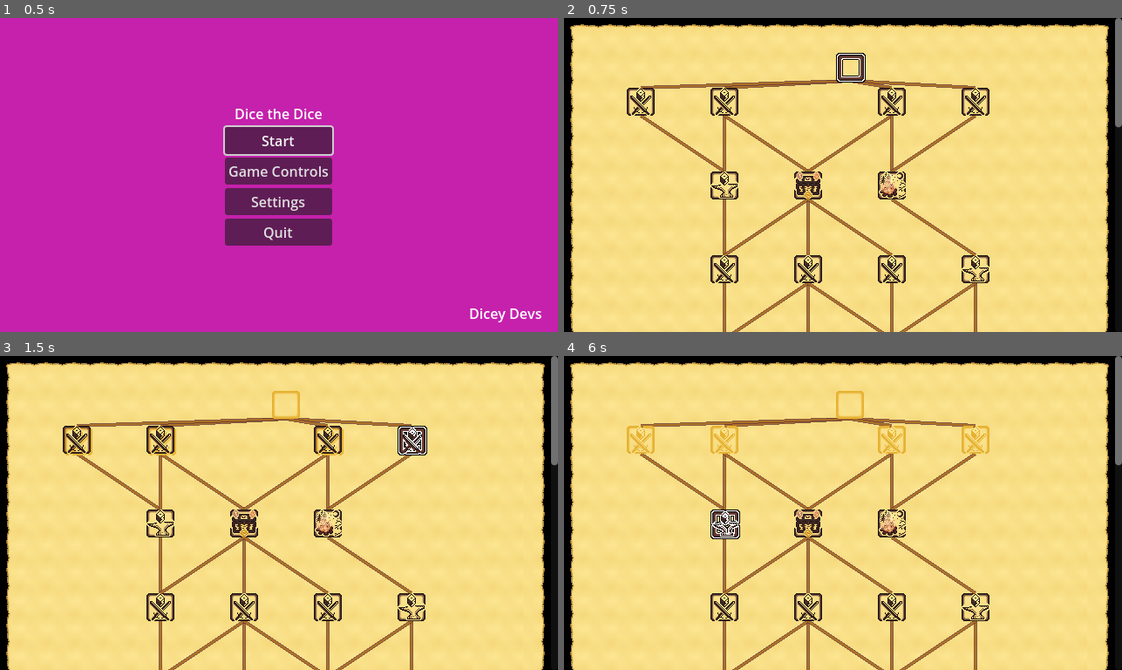
Above: before the commit, frames 1-4 (two rows, left to right).
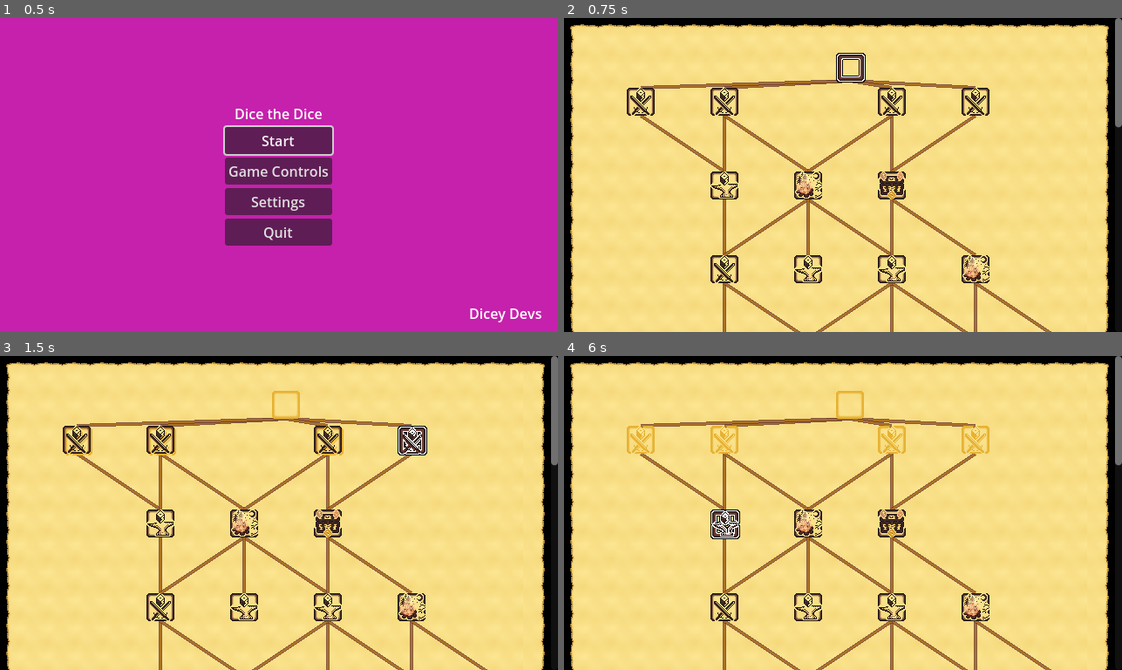
Above: after the commit, the same moments.

Repository: SadBonana/INTD450-Dice_Game
Game: Godot game, scene res://Menus/start_menu.tscn
The game is run twice, just before and just after one commit, with the same random seed, the same clock (stepped at 60 frames per second) and the same inputs. The engine's default icon, where the game draws it, is replaced by a stand-in: a white triangle on a blue panel in a dark square.
Inputs (mouse positions are in pixels of both pictures, inside the frame that each line leads up to):
- Up to frame 1 (0.5 s): no input
- Up to frame 2 (0.75 s): click "Start" at 0.5 s
- Up to frame 3 (1.5 s): click (284, 406) at 1.25 s
- Up to frame 4 (6 s): click (642, 440) at 2 s; click (725, 525) at 2.75 s; click "TO BATTLE!" at 3.5 s; click "RUN" at 4.25 s; click (725, 525) at 5 s; click "TO BATTLE!" at 5.75 s

Frame 1 is identical in both runs. In frame 2, 2.5% of the frame differs, in the area x 28-88%, y 31-100%; in frame 3, 2.5%; in frame 4, 2.5%.

Commit message:
Revert "Added possible fix to issue #79 relating to dead ends in the map generation"
This reverts commit 6faacfa11e536dc0259900125cbaab431c320fc6.

Diff:
--- a/map/MapNode.gd
+++ b/map/MapNode.gd
@@ -125,8 +125,7 @@
 			pass
 
 		NT.CAMPFIRE:
-			#scene = preload("res://campfire/campfire.tscn")
-			pass
+			scene = preload("res://campfire/campfire.tscn")
 
 		NT.WORKSHOP:
 			#scene = preload("TODO:insert workshop path here.tscn")
--- a/map/MapTree.gd
+++ b/map/MapTree.gd
@@ -388,33 +388,29 @@
 
 	#for each path
 	for path in paths:
-		var done = false
-		while not done:
-
-			#randomly select WHICH child we are pathing to
-			var child_index = randi_range(0,children.size()-1)
-
-			#when we select the child we path to, we remove that child
-			#this way if we randomly generate 2 paths, we don't select the same child for each
-			var child = children.pop_at(child_index)
-
-			#if there was no child
-			if not child:
-				return #stop generating
-
-			#otherwise, find the index of the child in the various arrays
-			var index = pos_to_index((child.x - margin) / tile_size,(child.y - margin) / tile_size)
-
-			#add a connection between parent and child
-			if not check_connections(prev,child):
-				done = true
-				add_connection(prev,child)
-
-				#activate the child
-				positions[index] = 1
-
-				#recursive call to generate more children
-				generate(child, depth + 1)
+		#randomly select WHICH child we are pathing to
+		var child_index = randi_range(0,children.size()-1)
+
+		#when we select the child we path to, we remove that child
+		#this way if we randomly generate 2 paths, we don't select the same child for each
+		var child = children.pop_at(child_index)
+
+		#if there was no child
+		if not child:
+			return #stop generating
+
+		#otherwise, find the index of the child in the various arrays
+		var index = pos_to_index((child.x - margin) / tile_size,(child.y - margin) / tile_size)
+
+		#add a connection between parent and child
+		if not check_connections(prev,child):
+			add_connection(prev,child)
+
+			#activate the child
+			positions[index] = 1
+
+			#recursive call to generate more children
+			generate(child, depth + 1)
 
 func add_connection(start:Vector2, end:Vector2) -> void:
 	'''
